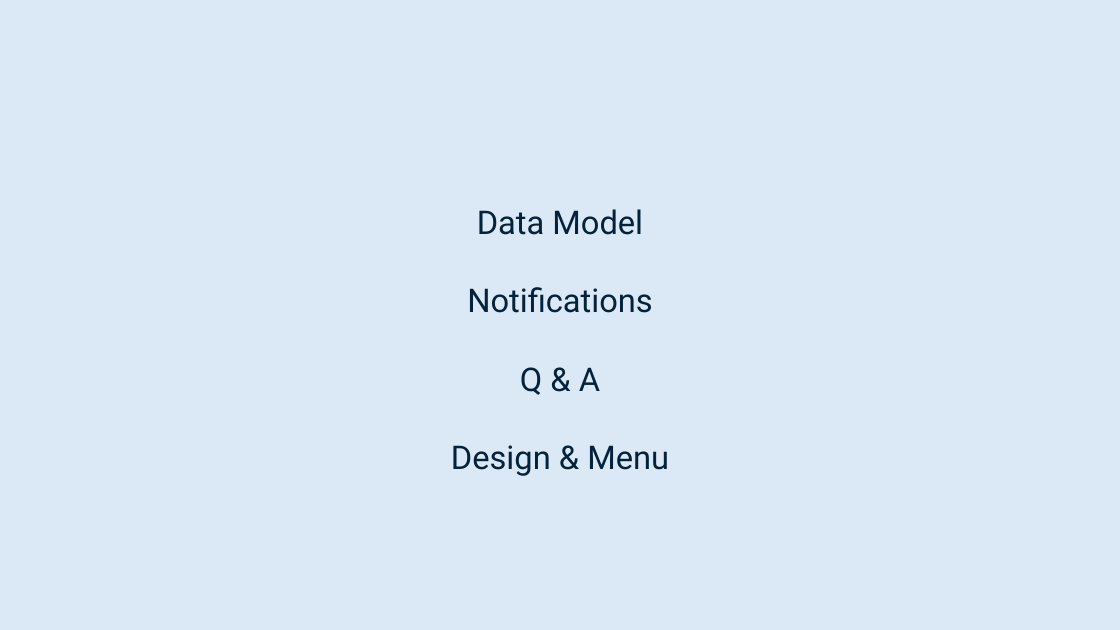
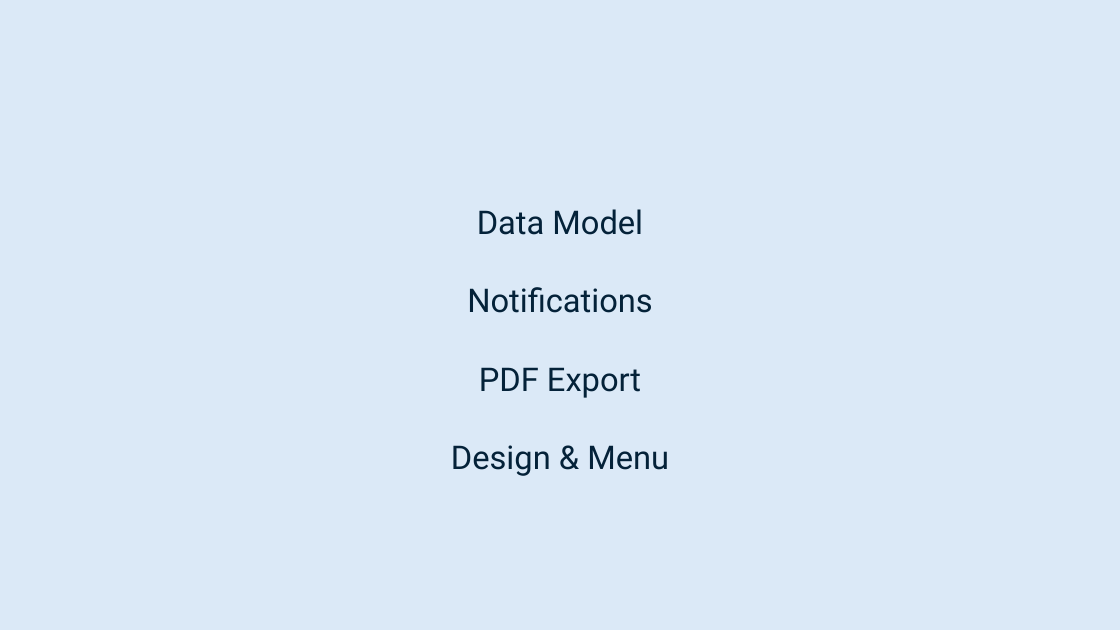
Before and after one commit to smutrux/prog1180, a slide deck: slide 2 of Non Code Items/Deliverables/Presentation3.pptx. Drawn at 1120x630 pixels with LibreOffice and Linux fonts; fonts in the diff are those of the drawing. Boxes give left, top, right and bottom in pixels: in the first picture for what was removed or moved away, otherwise in the second. Text is boxed around its words. In the diff, an @@ line names an element or a change of style, - is before the commit and + after.

```diff
--- a/Non Code Items/Deliverables/Presentation3.pptx
+++ b/Non Code Items/Deliverables/Presentation3.pptx
@@ text at [479,367,641,398]: text changed @@
-Q & A
+PDF Export
```
Also in this commit, not shown: 1 slide added, 1 slide removed.
